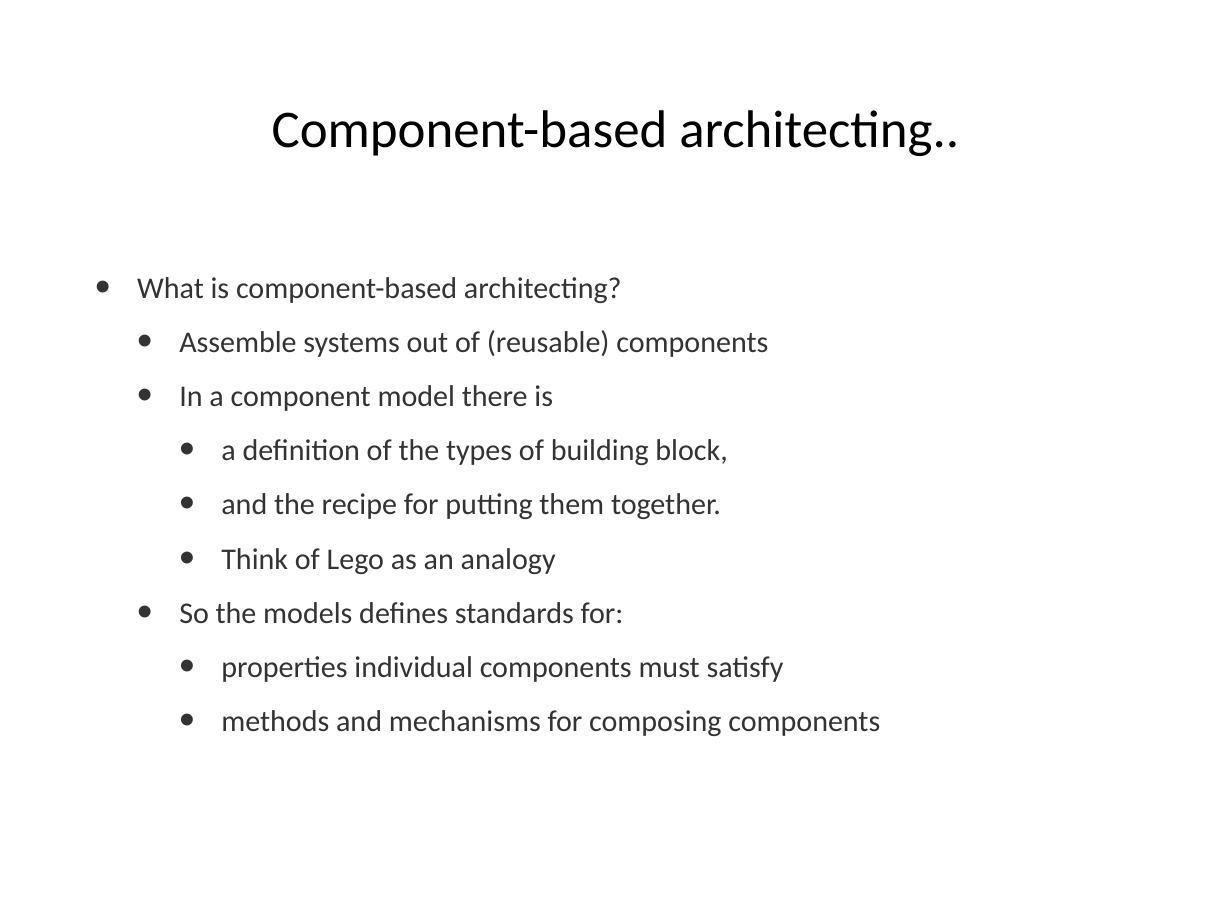
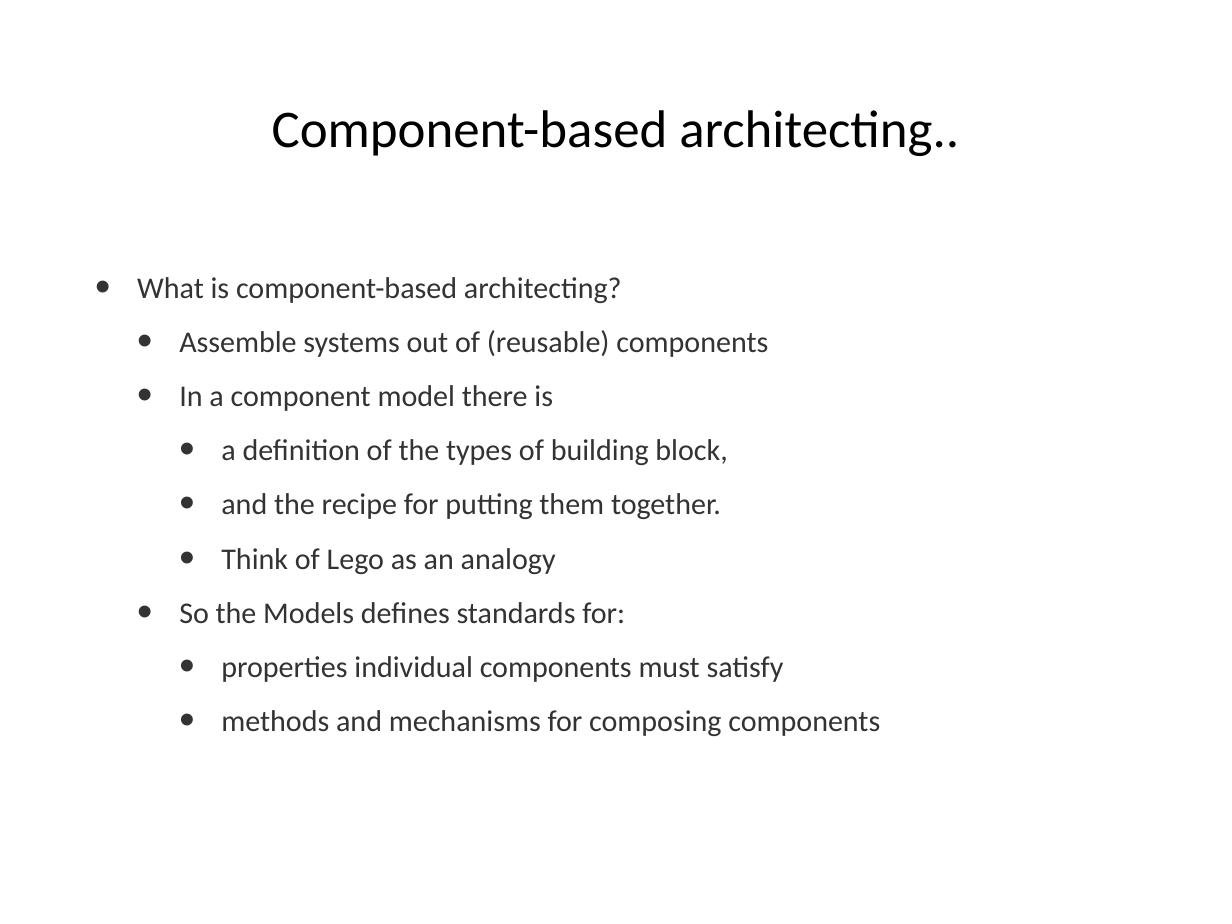
Before and after one commit to hogeschool/Development--Web, a slide deck: slide 16 of Lesson5/Lesson5.pptx. Drawn at 1232x924 pixels with LibreOffice and Linux fonts; fonts in the diff are those of the drawing. Boxes give left, top, right and bottom in pixels: in the first picture for what was removed or moved away, otherwise in the second. Text is boxed around its words. In the diff, an @@ line names an element or a change of style, - is before the commit and + after.

```diff
--- a/Lesson5/Lesson5.pptx
+++ b/Lesson5/Lesson5.pptx
@@ text at [179, 602, 625, 623]: text changed @@
-  • So the models defines standards for:
+  • So the Models defines standards for:
```
Also in this commit, not shown: 6 other slides changed.
